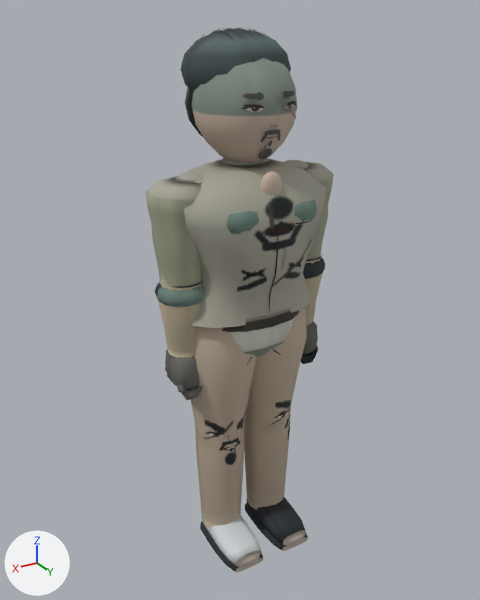
One commit to the glTF model assets/roster/models/seojeongchi_a.glb: the scene before it, then after it.
Camera for both pictures: a 50 mm camera at (1.167, 1.915, 1.967) aimed at (0.005, -0.022, 0.999). Arrows for +X, +Y and +Z are at lower left; the lights stay in place. The picture after the commit comes second. Vertices at exactly the same position are counted once.

Names of what the first picture shows: 'Body'.
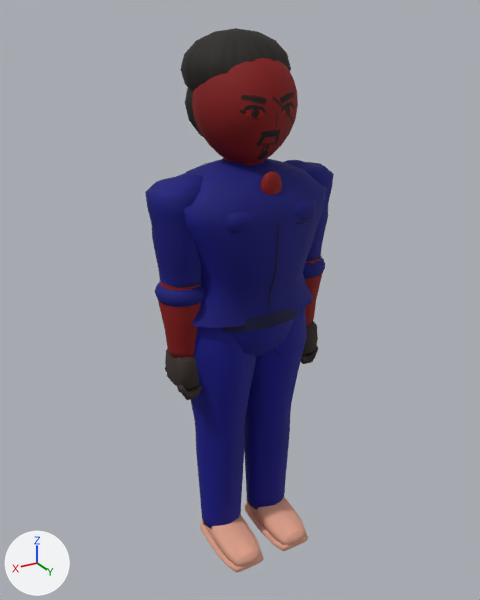
Edits to the scene script, one JSON object a line:
```json
{"block": "me_mesh_0", "where": "# used by ob_body; location = (0.0, 0.0, 0.0)"}
{"op": "remove", "block": "me_mesh_0", "code": "me_mesh_0.from_pydata(...)  # 4698 vertices, 8468 faces; spans x -0.36..0.36, y -0.23..0.24, z -0.03..1.93"}
{"op": "add", "block": "me_mesh_0", "code": "me_mesh_0.from_pydata(...)  # 3571 vertices, 6722 faces; spans x -0.36..0.36, y -0.23..0.24, z -0.03..1.93"}
{"block": "me_mesh_0", "change": "me_mesh_0 part 1: 24 loose pieces with 1032 vertices, spanning x -0.11..0.1, y 0.11..0.18, z 1.54..1.75, are deleted"}
{"block": "me_mesh_0", "change": "me_mesh_0 part 2: 21 vertices moved from x -0.14..0.14, y -0.14..0.17, z 1.51..1.81 to x -0.14..0.14, y -0.14..0.17, z 1.5..1.81; 395 vertices removed from x -0.16..0.16, y -0.22..0.17, z 1.51..1.93; 300 vertices added at x -0.17..0.17, y -0.17..0.17, z 1.5..1.88"}
{"block": "me_mesh_0", "change": "me_mesh_0 part 3: 6073 kept faces spanning x -0.36..0.36, y -0.23..0.24, z -0.03..1.93 get new texture (UV) coordinates"}
{"block": "me_mesh_0", "change": "me_mesh_0 part 4: 6079 kept faces spanning x -0.36..0.36, y -0.23..0.24, z -0.03..1.93 get new vertex colours"}
```

Boxes [x1, y1, x2, y2] around the edits, measured in the pictures (480 x 600 px; the box of a moved part takes in the faces that stretch with it):
```json
{"object": "Body", "change": "reshaped", "before": [145, 27, 334, 573], "after": [145, 28, 334, 573]}
{"part": 1, "of": "me_mesh_0", "change": "deleted", "before": [241, 91, 296, 159]}
{"part": 2, "of": "me_mesh_0", "change": "moved or reshaped", "before": [192, 27, 297, 164], "after": [192, 58, 298, 164]}
{"part": 3, "of": "me_mesh_0", "change": "surface changed", "before": [145, 28, 334, 573], "after": [145, 28, 334, 573], "on screen": "darker"}
{"part": 4, "of": "me_mesh_0", "change": "recoloured", "before": [145, 28, 334, 573], "after": [145, 28, 334, 573], "on screen": "darker"}
```
